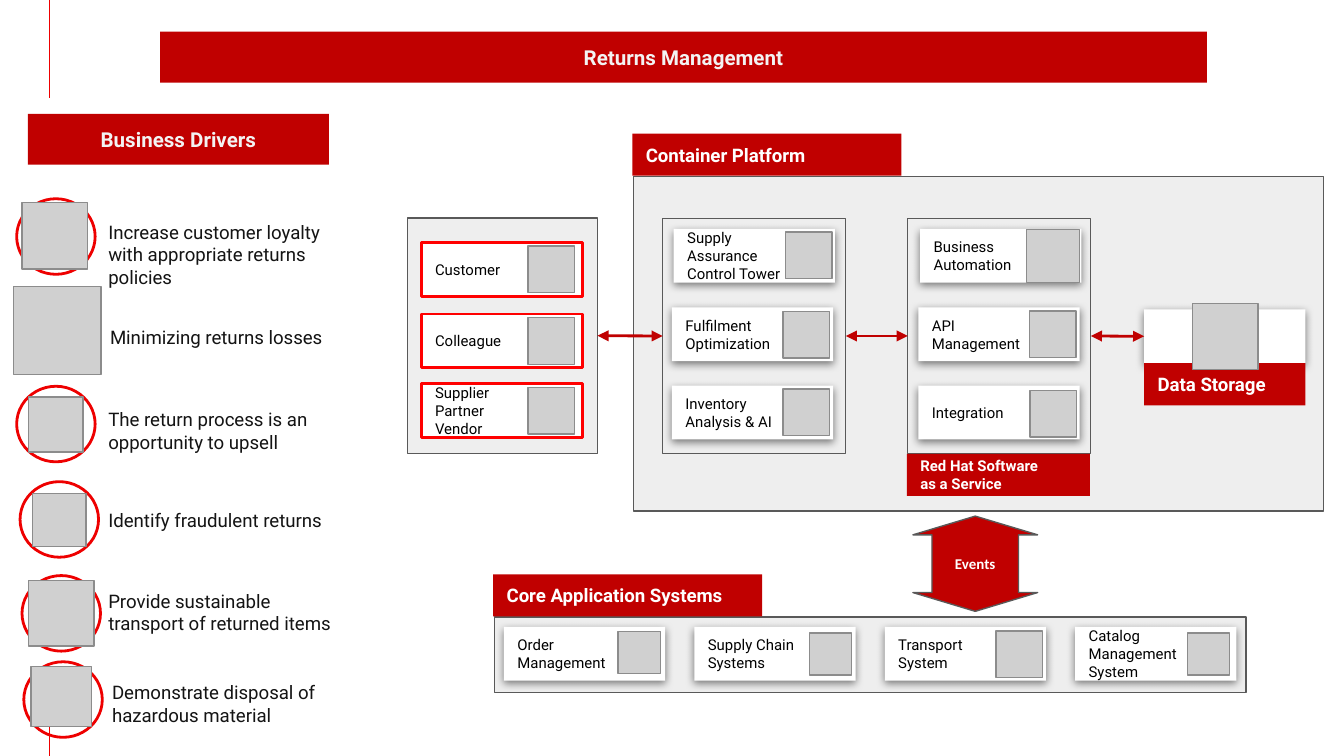
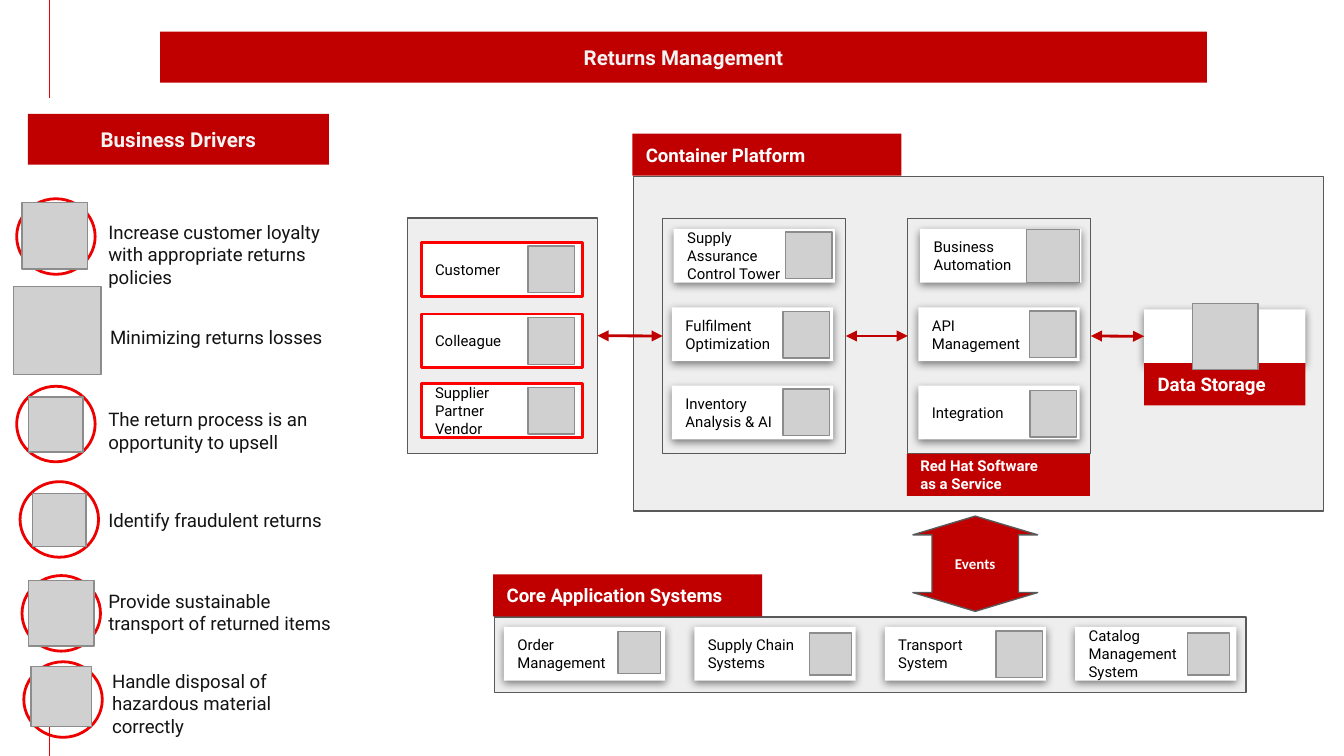
Before and after one commit to brucedkyle/architectures, a slide deck: slide 8 of docs/supplychain/downloads/SupplyChainOptimization.SolutionOverview.pptx. Drawn at 1344x756 pixels with LibreOffice and Linux fonts; fonts in the diff are those of the drawing; grey boxes stand for pictures; background and template pictures are left out. Boxes give left, top, right and bottom in pixels: in the first picture for what was removed or moved away, otherwise in the second. Text is boxed around its words. In the diff, an @@ line names an element or a change of style, - is before the commit and + after.

```diff
--- a/docs/supplychain/downloads/SupplyChainOptimization.SolutionOverview.pptx
+++ b/docs/supplychain/downloads/SupplyChainOptimization.SolutionOverview.pptx
@@ text at bbox=[112, 674, 271, 737]: text changed @@
-Demonstrate disposal of hazardous material
+Handle disposal of hazardous material correctly
```
Also in this commit, not shown: 3 other files.
